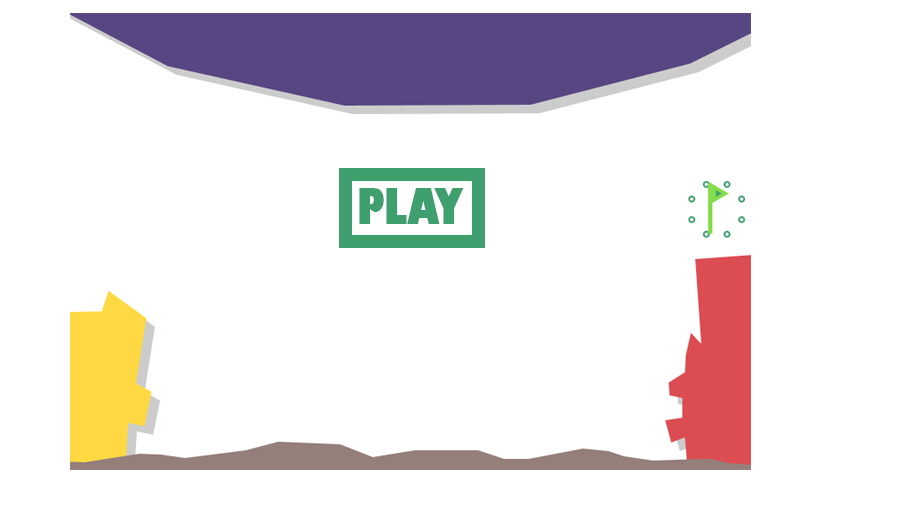
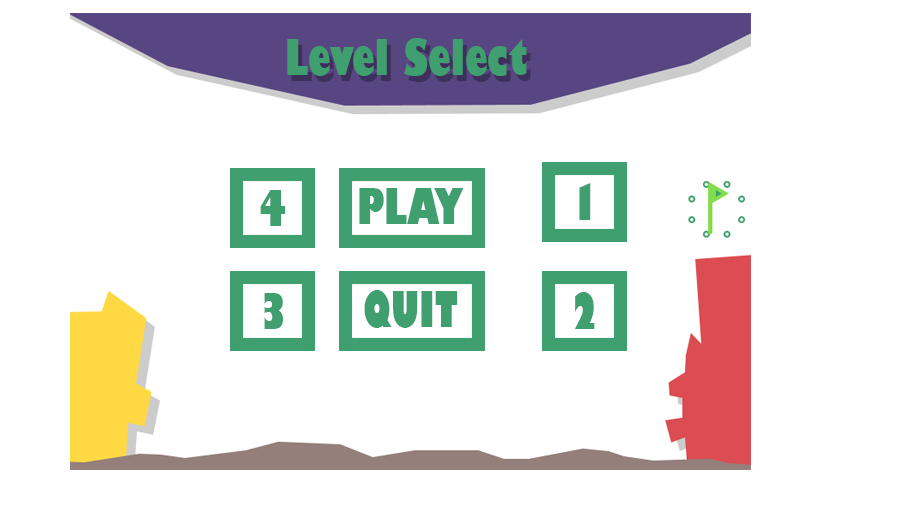
Before/after of a 918px x 515px layered artwork. What changed in the layer stack:
added layer "Level Select copy" above "Level Select" over [287, 38, 527, 76]
added layer "Level Select" (40%) above "4" over [291, 44, 531, 82]
added layer "4" above "Rectangle 1 copy 5" over [260, 190, 286, 226]
added layer "Rectangle 1 copy 5" above "3" over [230, 168, 315, 248]
added layer "3" above "Rectangle 1 copy 4" over [264, 293, 283, 329]
added layer "Rectangle 1 copy 4" above "2" over [230, 271, 315, 351]
added layer "2" above "Rectangle 1 copy 3" over [575, 292, 595, 329]
added layer "Rectangle 1 copy 3" above "1" over [542, 271, 627, 351]
added layer "1" above "Rectangle 1 copy 2" over [579, 183, 591, 220]
added layer "Rectangle 1 copy 2" above "QUIT" over [542, 162, 627, 242]
added layer "QUIT" above "Rectangle 1 copy" over [364, 290, 458, 328]
added layer "Rectangle 1 copy" above "PLAY" over [339, 271, 485, 351]
